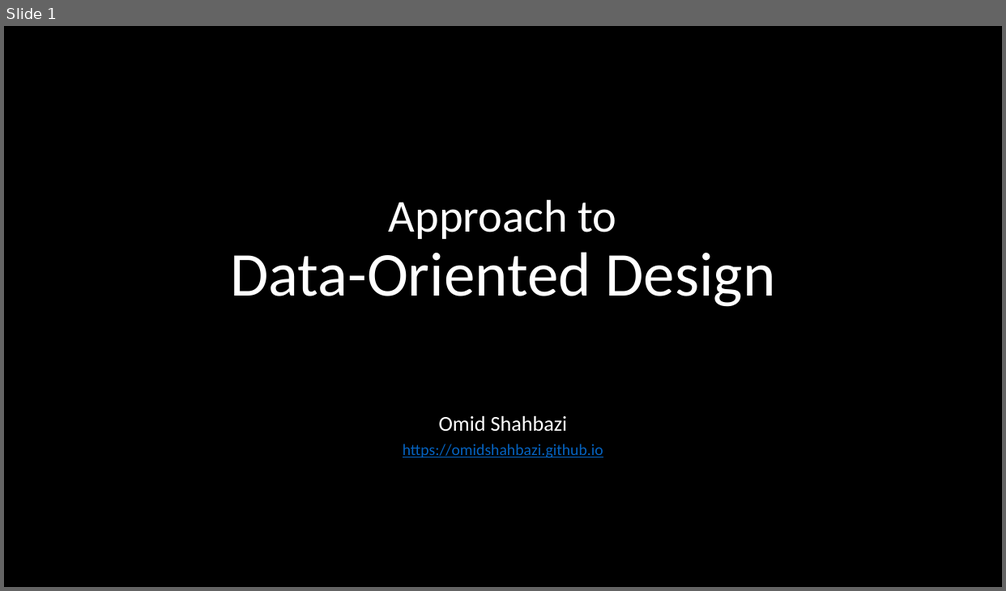
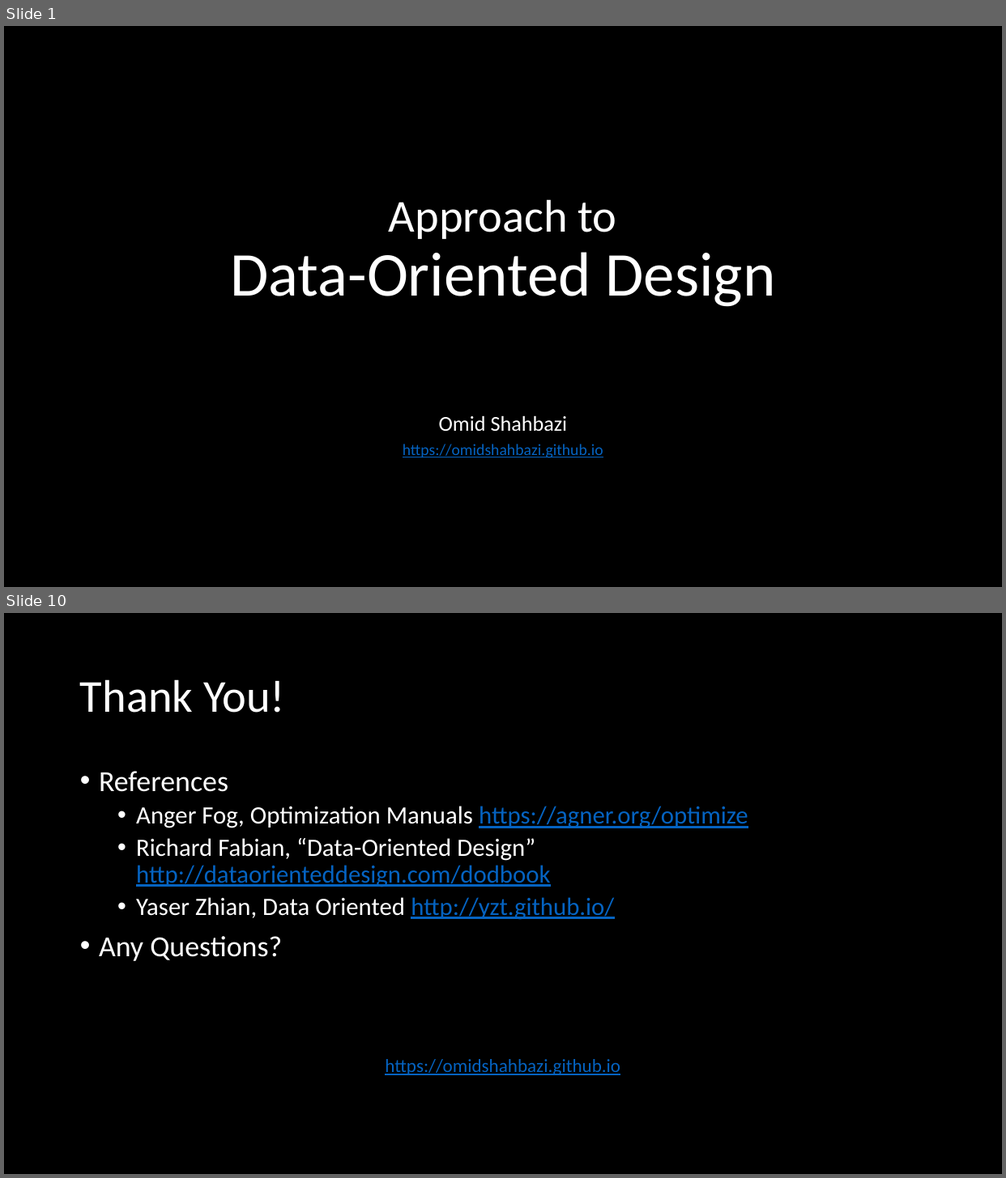
Before and after one commit to omidshahbazi/DODSample, a slide deck: Presentation/Presentation.pptx. Shown one above the other, each under a label of ours: slide 1 before the commit, slides 1 and 10 after it; the slides between them are not shown. The pictures are 1006x591 and 1006x1178 pixels, drawn with LibreOffice and Linux fonts; fonts in the diff are those of the drawing. Boxes give left, top, right and bottom in pixels: in the first picture for what was removed or moved away, otherwise in the second. Text is boxed around its words. In the diff, an @@ line names an element or a change of style, - is before the commit and + after.

```diff
--- a/Presentation/Presentation.pptx
+++ b/Presentation/Presentation.pptx
@@ slide 10 added at [4, 613, 1002, 1174], background #000000 @@
@@ title added at [80, 679, 285, 713], 44 pt, text #FFFFFF @@
+Thank You!
@@ text added at [99, 771, 748, 1076], 24 pt, text #0563C1, underline @@
+• References
+  • Anger Fog, Optimization Manuals https://agner.org/optimize
+  • Richard Fabian, “Data-Oriented Design” http://dataorienteddesign.com/dodbook
+  • Yaser Zhian, Data Oriented http://yzt.github.io/
+• Any Questions?
+https://omidshahbazi.github.io
```
Also in this commit, not shown: 2 slides changed, 6 other slides added, 2 other files.
